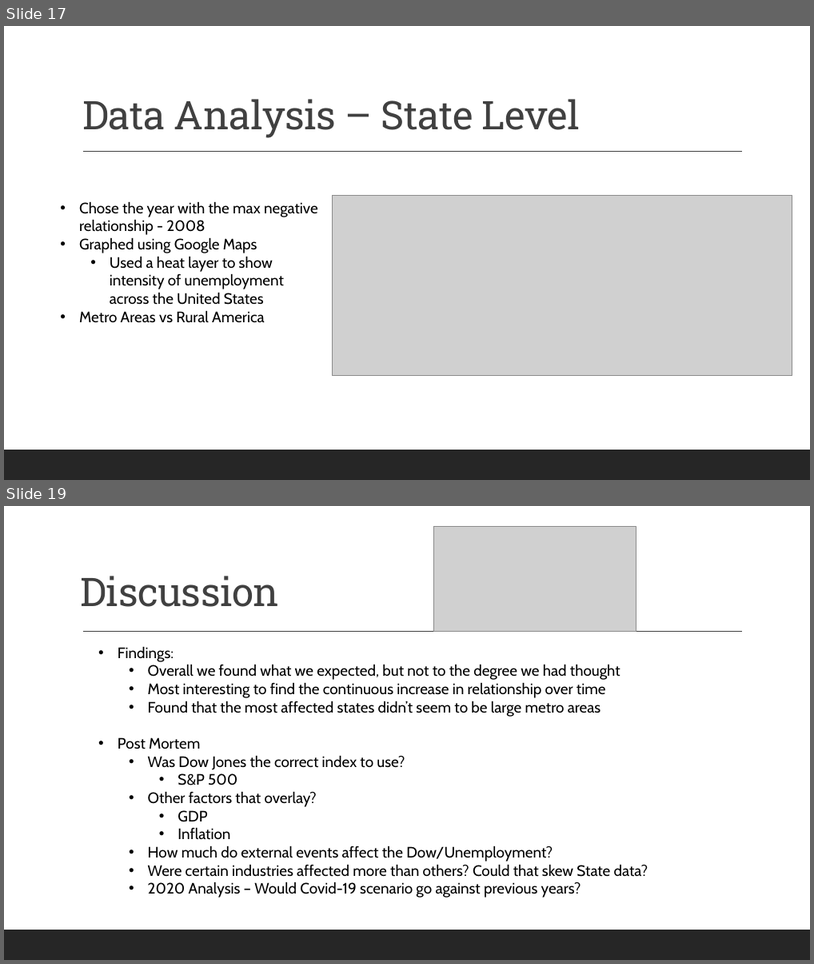
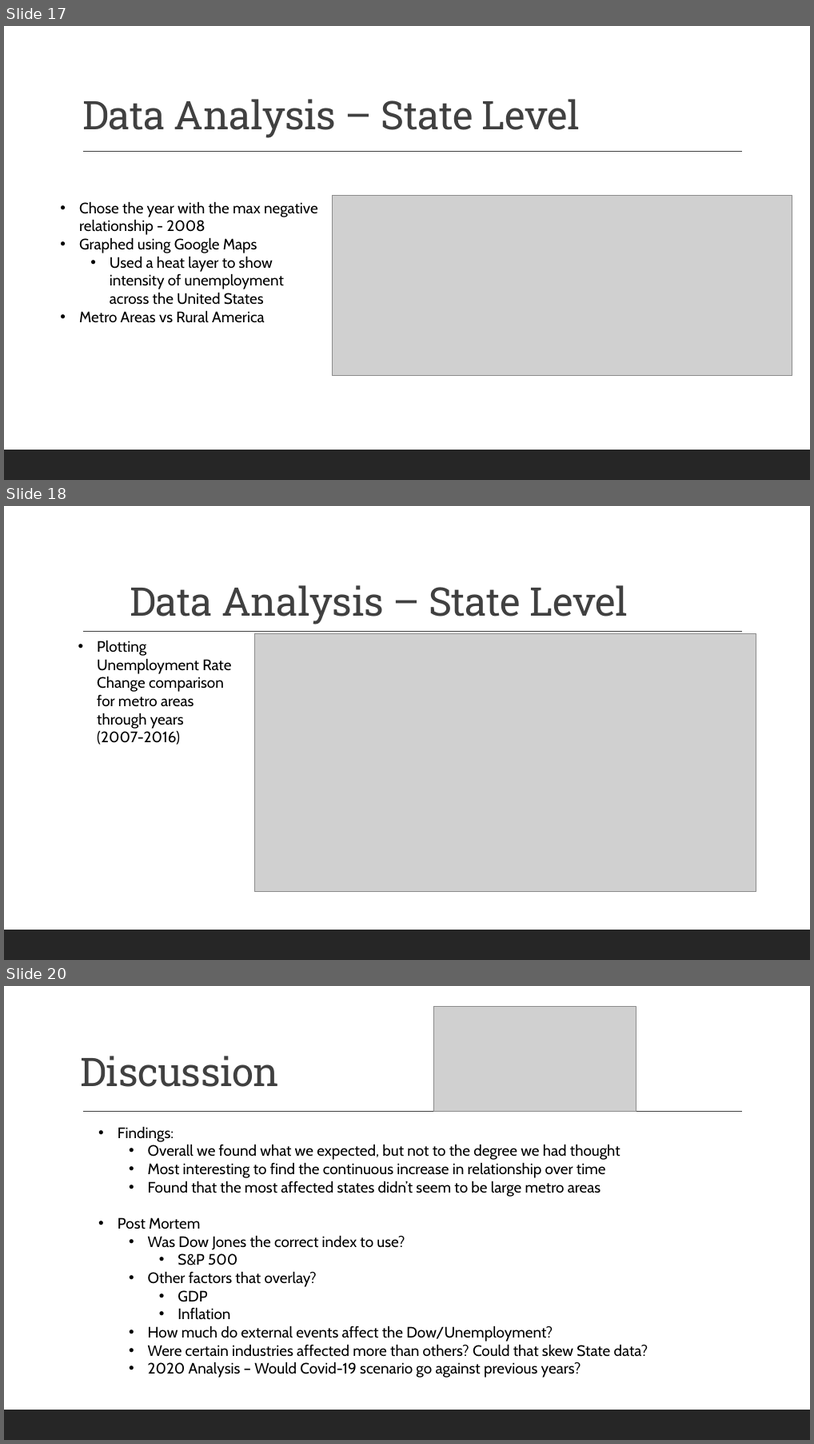
Before and after one commit to rsimeonoglou/group-project-1, a slide deck: Presentations/Stock Market Vs Unemployment v2.pptx. Shown one above the other, each under a label of ours: slides 17 and 19 before the commit, slides 17, 18 and 20 after it; the slides between them are not shown. The pictures are 814x964 and 814x1444 pixels, drawn with LibreOffice and Linux fonts; fonts in the diff are those of the drawing; grey boxes stand for pictures. Boxes give left, top, right and bottom in pixels: in the first picture for what was removed or moved away, otherwise in the second. Text is boxed around its words. In the diff, an @@ line names an element or a change of style, - is before the commit and + after.

Commit message:
Updated 'State unemployment.ipynb' Updated 'presentation'

```diff
--- a/Presentations/Stock Market Vs Unemployment v2.pptx
+++ b/Presentations/Stock Market Vs Unemployment v2.pptx
@@ slide 18 added at <box>4,506,810,960</box>, background #FFFFFF; not listed: 2 template elements that a slide beside it also shows @@
@@ title added at <box>130,585,628,624</box>, 47 pt, text #404040 @@
+Data Analysis – State Level
@@ text added at <box>97,640,231,744</box>, 18 pt, text #000000 @@
+• Plotting Unemployment Rate Change comparison for metro areas through years (2007-2016)
@@ picture added at <box>255,634,757,892</box> @@
@@ what was slide 19 is now slide 20 @@
```
Also in this commit, not shown: 3 slides changed, 18 other files.
